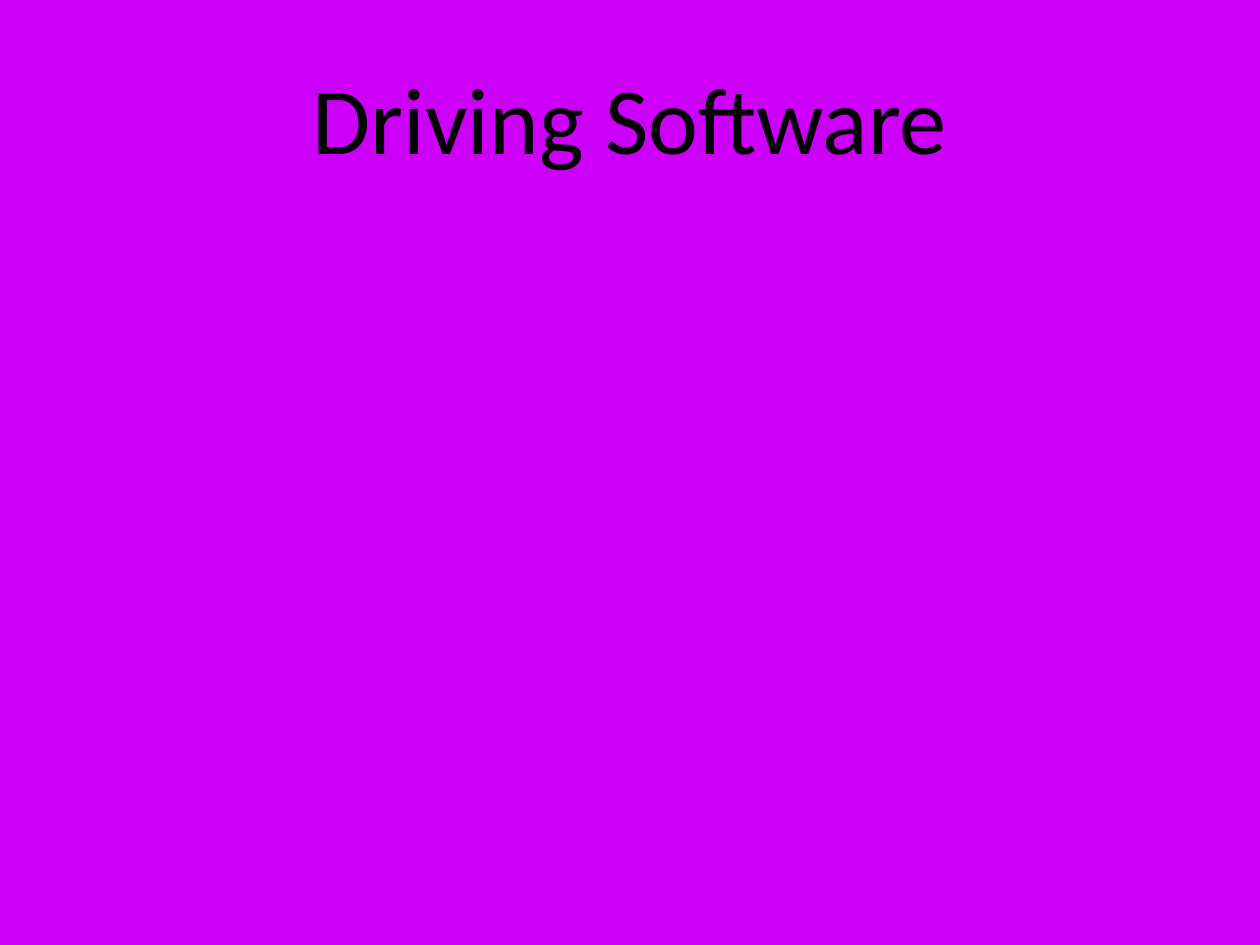
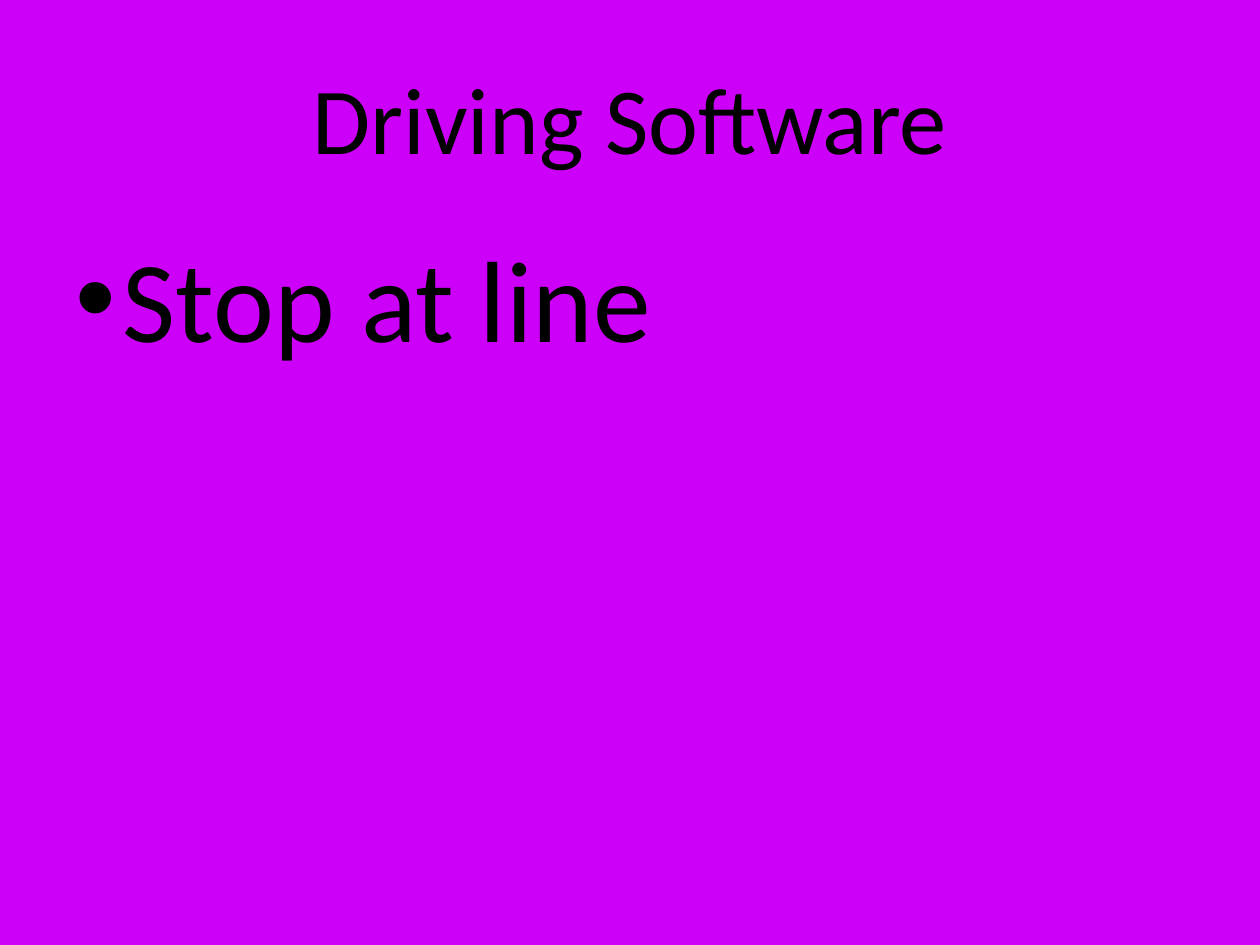
Before and after one commit to jwarshaw/RaspberryDrive, a slide deck: slide 11 of PowerPoint - Raspberry Drive.pptx (slide 7 before the commit). Drawn at 1260x945 pixels with LibreOffice and Linux fonts; fonts in the diff are those of the drawing. Boxes give left, top, right and bottom in pixels: in the first picture for what was removed or moved away, otherwise in the second. Text is boxed around its words. In the diff, an @@ line names an element or a change of style, - is before the commit and + after.

```diff
--- a/PowerPoint - Raspberry Drive.pptx
+++ b/PowerPoint - Raspberry Drive.pptx
@@ text added at (123, 261, 651, 361), 66 pt, text #000000 @@
+• Stop at line
```
Also in this commit, not shown: 5 other slides changed, 7 slides added, 1 other file.
